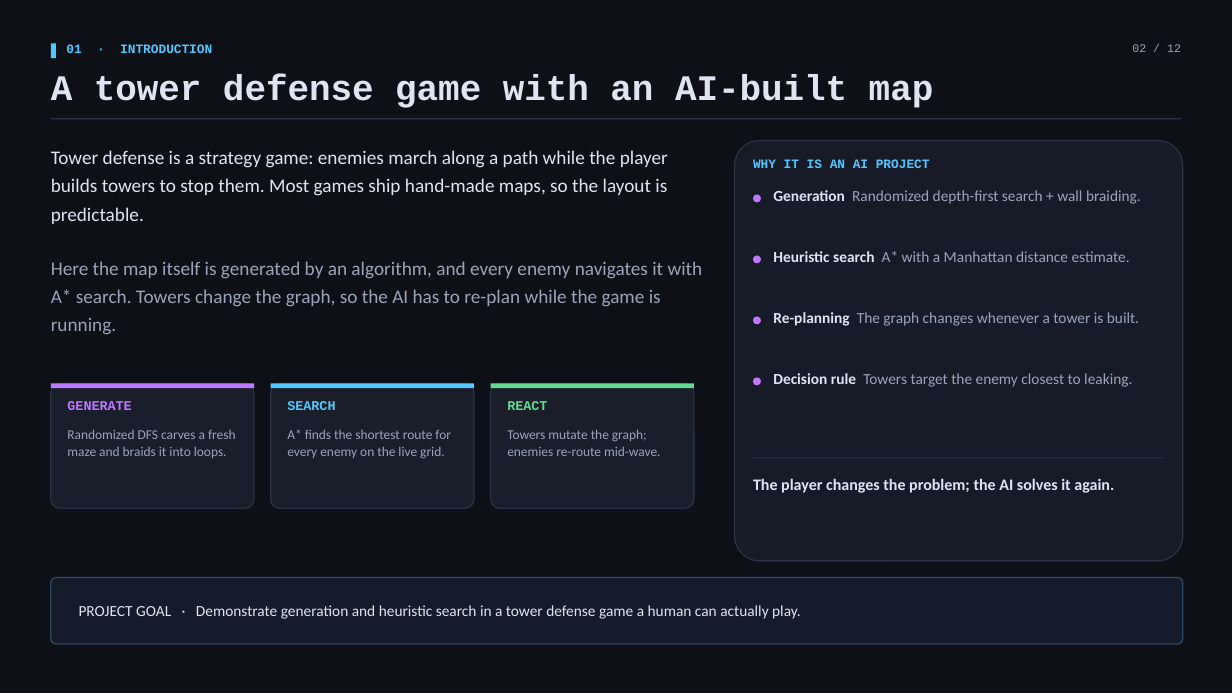
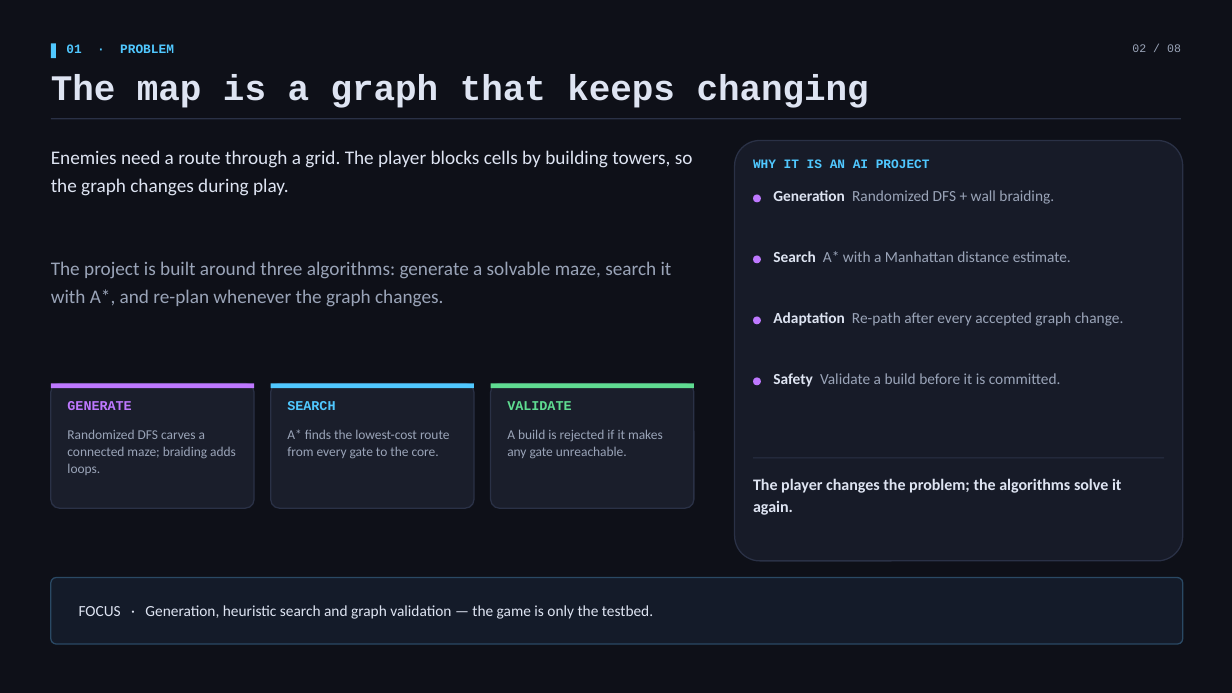
Before and after one commit to ArnavPednekar/Collage, a slide deck: slide 2 of SEM 5/AI/AiProject/AI_Tower_Defense.pptx. Drawn at 1232x693 pixels with LibreOffice and Linux fonts; fonts in the diff are those of the drawing. Boxes give left, top, right and bottom in pixels: in the first picture for what was removed or moved away, otherwise in the second. Text is boxed around its words. In the diff, an @@ line names an element or a change of style, - is before the commit and + after.

```diff
--- a/SEM 5/AI/AiProject/AI_Tower_Defense.pptx
+++ b/SEM 5/AI/AiProject/AI_Tower_Defense.pptx
@@ text at [66,44,174,53]: text changed @@
-01 · INTRODUCTION
+01 · PROBLEM
@@ text at [1132,44,1181,52]: text changed @@
-02 / 12
+02 / 08
@@ text at [51,75,869,108]: text changed @@
-A tower defense game with an AI-built map
+The map is a graph that keeps changing
@@ text at [51,150,693,196]: text changed @@
-Tower defense is a strategy game: enemies march along a path while the player builds towers to stop them. Most games ship hand-made maps, so the layout is predictable.
+Enemies need a route through a grid. The player blocks cells by building towers, so the graph changes during play.
@@ text at [773,190,1054,204]: text changed @@
-Generation Randomized depth-first search + wall braiding.
+Generation Randomized DFS + wall braiding.
@@ text at [51,261,672,307]: text changed @@
-Here the map itself is generated by an algorithm, and every enemy navigates it with A* search. Towers change the graph, so the AI has to re-plan while the game is running.
+The project is built around three algorithms: generate a solvable maze, search it with A*, and re-plan whenever the graph changes.
@@ text at [773,251,1071,262]: text changed @@
-Heuristic search A* with a Manhattan distance estimate.
+Search A* with a Manhattan distance estimate.
@@ text at [773,312,1124,326]: text changed @@
-Re-planning The graph changes whenever a tower is built.
+Adaptation Re-path after every accepted graph change.
@@ text at [773,373,1061,387]: text changed @@
-Decision rule Towers target the enemy closest to leaking.
+Safety Validate a build before it is committed.
@@ text at [507,401,571,410]: text changed @@
-REACT
+VALIDATE
@@ text at [67,429,236,475]: text changed @@
-Randomized DFS carves a fresh maze and braids it into loops.
+Randomized DFS carves a connected maze; braiding adds loops.
@@ text at [287,429,450,458]: text changed @@
-A* finds the shortest route for every enemy on the live grid.
+A* finds the lowest-cost route from every gate to the core.
@@ text at [507,429,663,458]: text changed @@
-Towers mutate the graph; enemies re-route mid-wave.
+A build is rejected if it makes any gate unreachable.
@@ text at [753,478,1121,515]: text changed @@
-The player changes the problem; the AI solves it again.
+The player changes the problem; the algorithms solve it again.
@@ text at [79,605,653,619]: text changed @@
-PROJECT GOAL · Demonstrate generation and heuristic search in a tower defense game a human can actually play.
+FOCUS · Generation, heuristic search and graph validation — the game is only the testbed.
```
Also in this commit, not shown: 4 other slides changed, 3 slides added, 7 slides removed, 8 other files.
